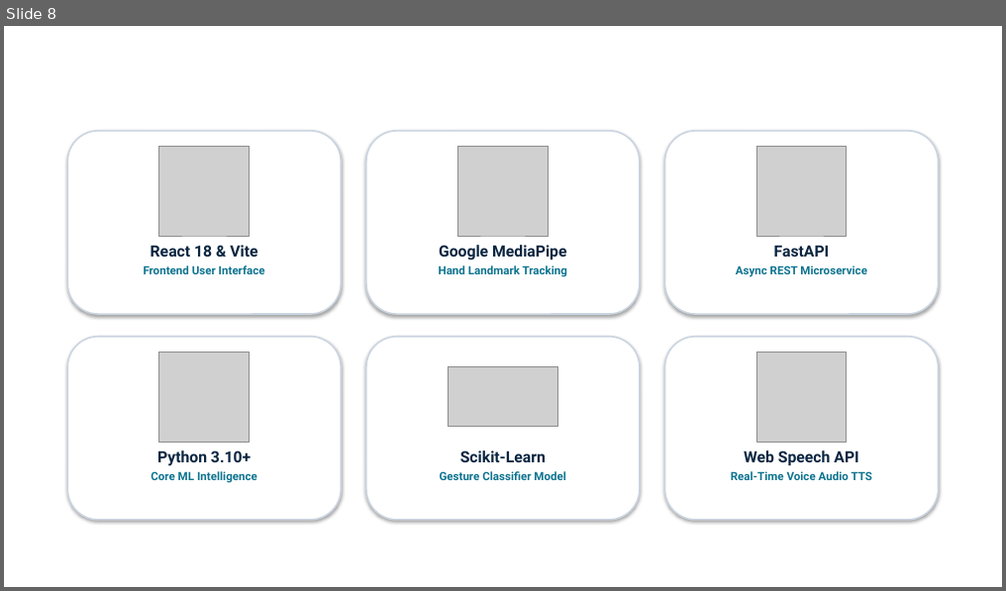
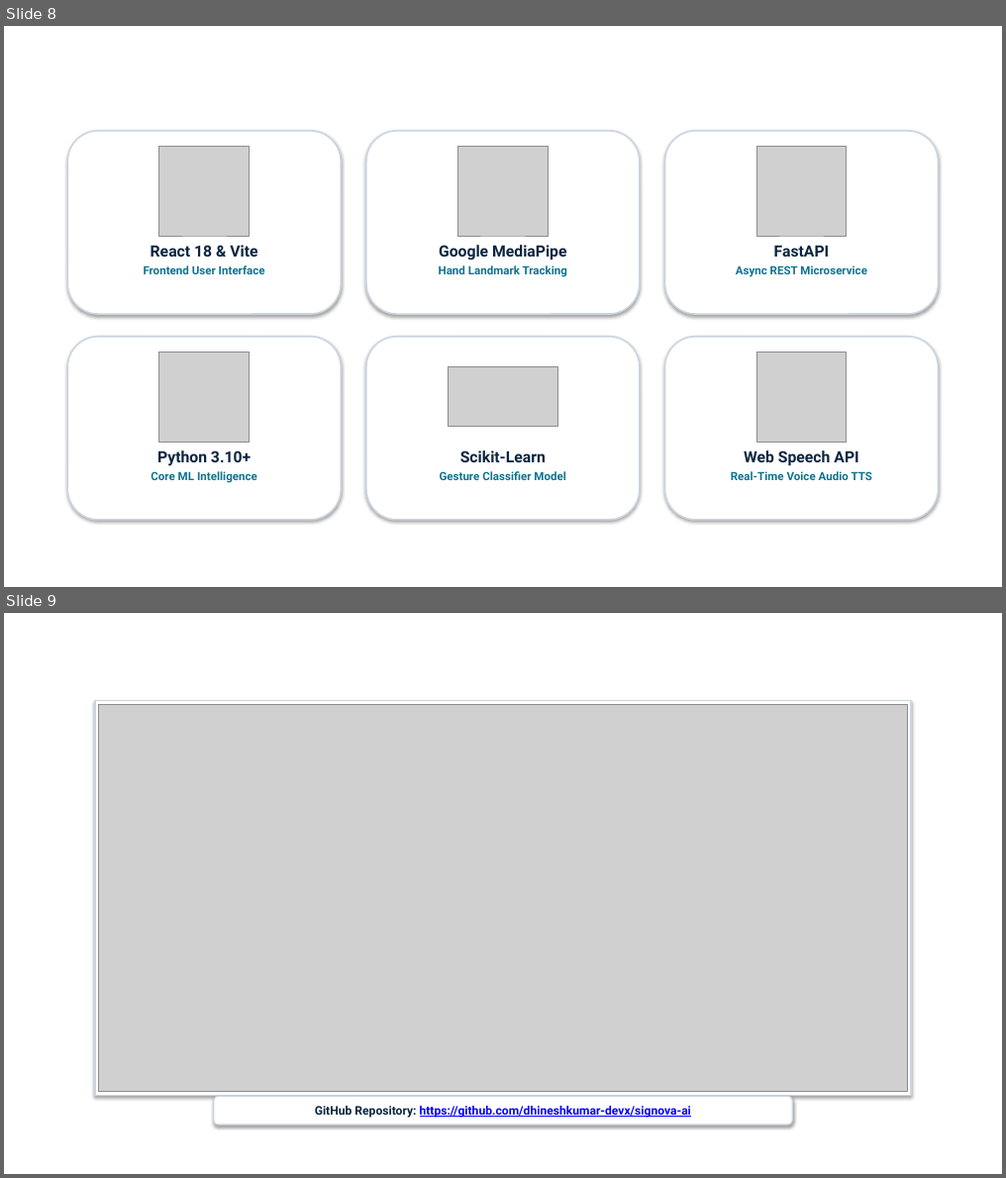
Before and after one commit to dhineshkumar-devx/signova-ai, a slide deck: docs/presentation/SIGNOVA_AI_Presentation_Final.pptx. Shown one above the other, each under a label of ours: slide 8 before the commit, slides 8 and 9 after it. The pictures are 1006x591 and 1006x1178 pixels, drawn with LibreOffice and Linux fonts; fonts in the diff are those of the drawing; grey boxes stand for pictures; background and template pictures are left out. Boxes give left, top, right and bottom in pixels: in the first picture for what was removed or moved away, otherwise in the second. Text is boxed around its words. In the diff, an @@ line names an element or a change of style, - is before the commit and + after.

```diff
--- a/docs/presentation/SIGNOVA_AI_Presentation_Final.pptx
+++ b/docs/presentation/SIGNOVA_AI_Presentation_Final.pptx
@@ slide 9 added at [4,613,1002,1174], background picture (left out) @@
@@ rectangle added at [95,700,912,1096], fill #FFFFFF, outline #CBD5E1 1.5 pt @@
@@ picture added at [99,704,908,1092] @@
@@ rounded rectangle added at [214,1096,792,1125], fill #FFFFFF, outline #CBD5E1 1.2 pt, 11.5 pt, text #0000FF, bold, underline @@
+GitHub Repository: https://github.com/dhineshkumar-devx/signova-ai
```
Also in this commit, not shown: 1 other slide added, 2 slides removed, 1 other file.
